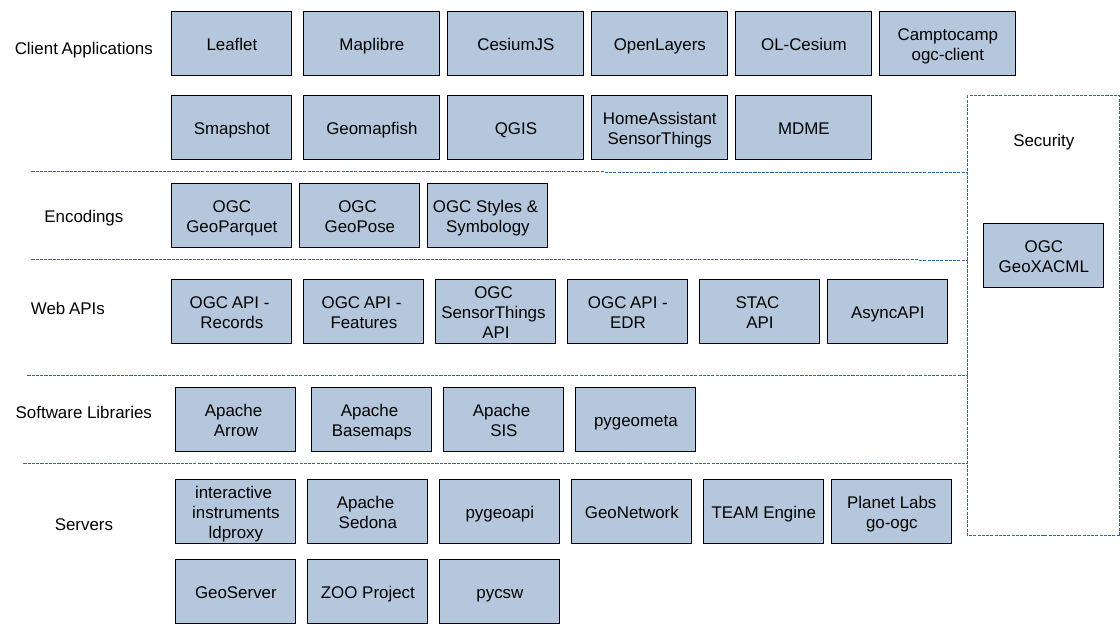
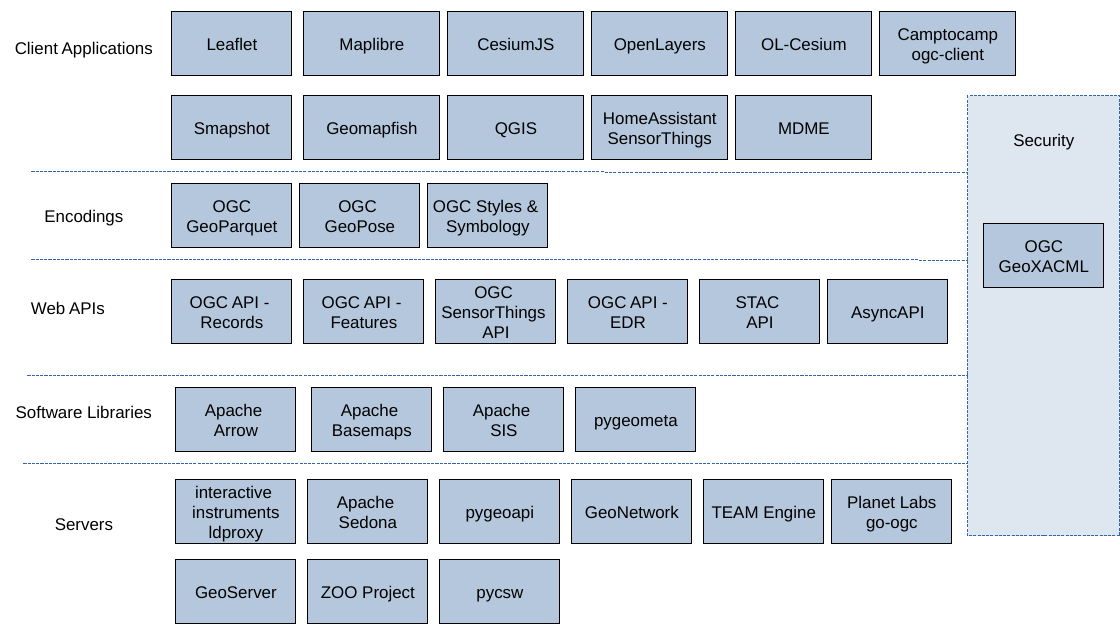
Before and after one commit to opengeospatial/developer-events, a slide deck: slide 1 of 2023/Open-Software-Open-Standards-Code-Sprint/engineering-report/images/Figures.odp. Drawn at 1120x630 pixels with LibreOffice and Linux fonts; fonts in the diff are those of the drawing. Boxes give left, top, right and bottom in pixels: in the first picture for what was removed or moved away, otherwise in the second. Text is boxed around its words. In the diff, an @@ line names an element or a change of style, - is before the commit and + after.

```diff
--- a/2023/Open-Software-Open-Standards-Code-Sprint/engineering-report/images/Figures.odp
+++ b/2023/Open-Software-Open-Standards-Code-Sprint/engineering-report/images/Figures.odp
@@ rectangle at (969, 96, 1120, 536): fill #FFFFFF to #DEE6EF @@
```
Also in this commit, not shown: 3 other files.
